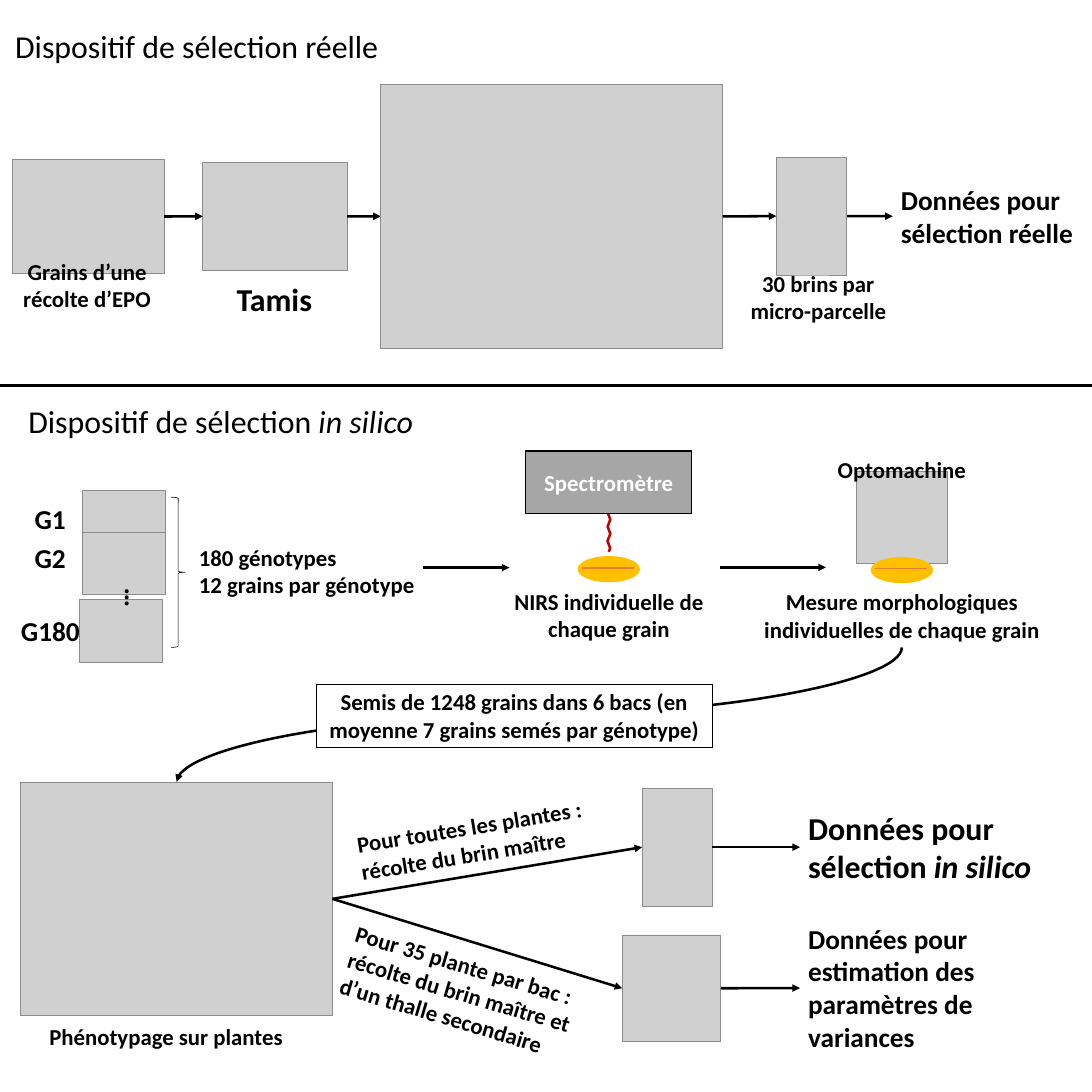
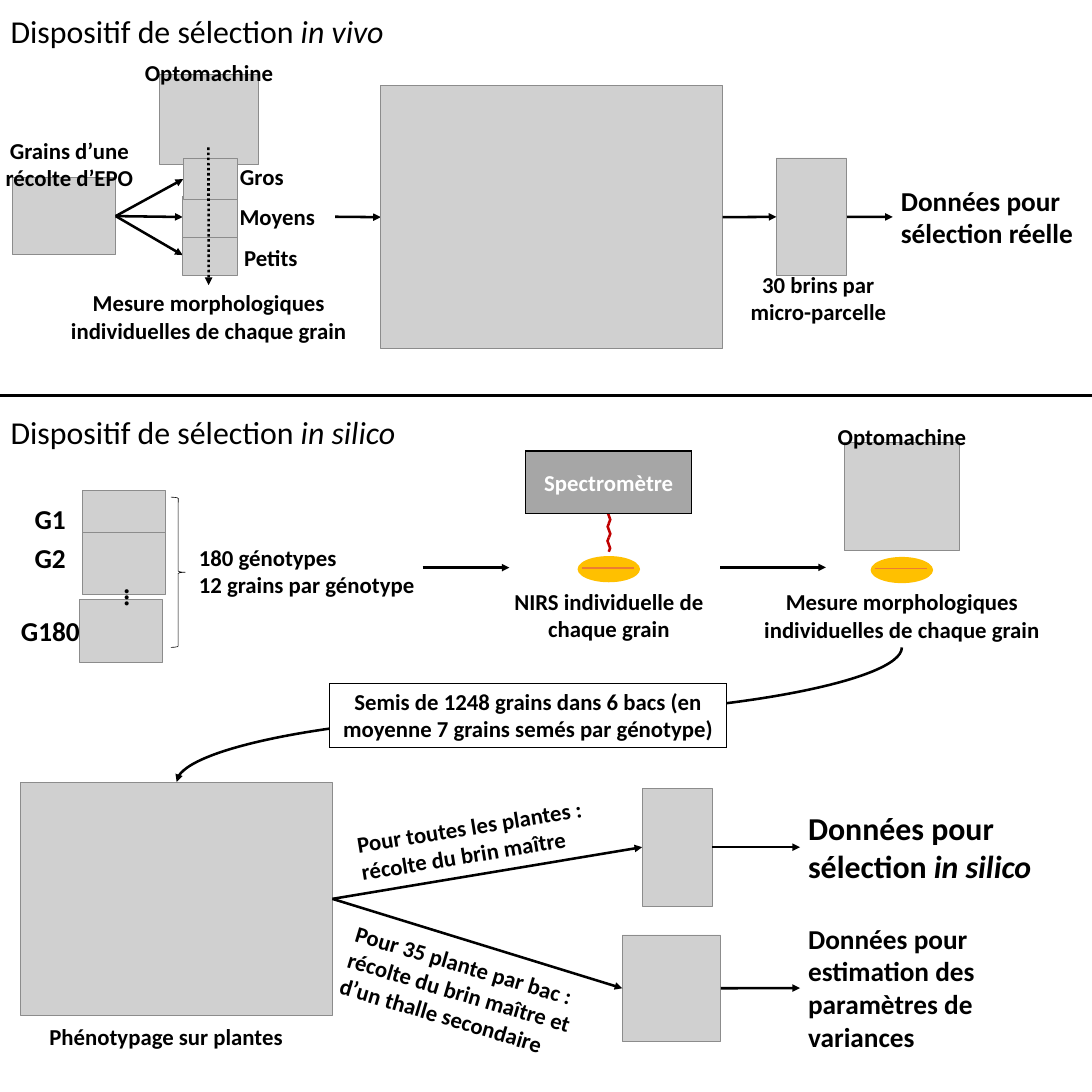
Before and after one commit to martinEcarnot/Stage_CBienvenu_2023, a slide deck: slide 1 of schéma données.pptx. Drawn at 1092x1092 pixels with LibreOffice and Linux fonts; fonts in the diff are those of the drawing; grey boxes stand for pictures. Boxes give left, top, right and bottom in pixels: in the first picture for what was removed or moved away, otherwise in the second. Text is boxed around its words. In the diff, an @@ line names an element or a change of style, - is before the commit and + after.

```diff
--- a/schéma données.pptx
+++ b/schéma données.pptx
@@ text at <box>11,21,384,48</box>: text changed @@
-Dispositif de sélection réelle
+Dispositif de sélection in vivo
@@ text "Optomachine": place and size @@
-text "Optomachine" at <box>838,459,966,485</box>
+text "Optomachine" at <box>145,62,273,88</box>
@@ picture: place and size @@
-picture at <box>856,472,948,564</box>
+picture at <box>159,75,259,165</box>
@@ text "Grains d’une récolte d’EPO" rewrapped from <box>23,263,151,307</box> to <box>6,142,133,193</box> @@
@@ arrow added from (209, 147) to (209, 285), #000000 2.25 pt dashed @@
@@ picture: place and size @@
-picture at <box>12,160,165,274</box>
+picture at <box>12,178,116,255</box>
@@ arrow moved from (164, 216) - (203, 216) to (116, 216) - (184, 179) @@
@@ picture added at <box>184,159,238,200</box> @@
@@ picture removed at <box>203,162,347,270</box> @@
@@ text added at <box>240,170,284,185</box>, 20 pt, text #000000, bold @@
+Gros
@@ picture added at <box>183,197,237,238</box> @@
@@ arrow added from (116, 216) to (183, 217), #000000 2.25 pt @@
@@ arrow added from (116, 216) to (183, 256), #000000 2.25 pt @@
@@ picture added at <box>183,235,237,276</box> @@
@@ text added at <box>240,210,315,229</box>, 20 pt, text #000000, bold @@
+Moyens
@@ arrow moved from (347, 216) - (381, 216) to (335, 217) - (381, 217) @@
@@ text added at <box>244,250,297,266</box>, 20 pt, text #000000, bold @@
+Petits
@@ text added at <box>71,295,346,343</box>, 20 pt, text #000000, bold @@
+Mesure morphologiques individuelles de chaque grain
@@ text removed at <box>237,288,312,312</box> @@
-Tamis
@@ line moved from (0, 386) - (1092, 386) to (0, 396) - (1092, 396) @@
@@ text "Dispositif de sélection in silico": place and size @@
-text "Dispositif de sélection in silico" at <box>28,411,413,438</box>
+text "Dispositif de sélection in silico" at <box>11,422,396,449</box>
@@ text added at <box>838,426,966,452</box>, 20 pt, text #000000, bold @@
+Optomachine
@@ picture added at <box>845,442,959,551</box> @@
@@ rectangle "Semis de 1248 grains dans ...": place and size @@
-rectangle "Semis de 1248 grains dans ..." at <box>316,684,713,747</box>
+rectangle "Semis de 1248 grains dans ..." at <box>330,684,727,747</box>
```
Also in this commit, not shown: 4 other files.
